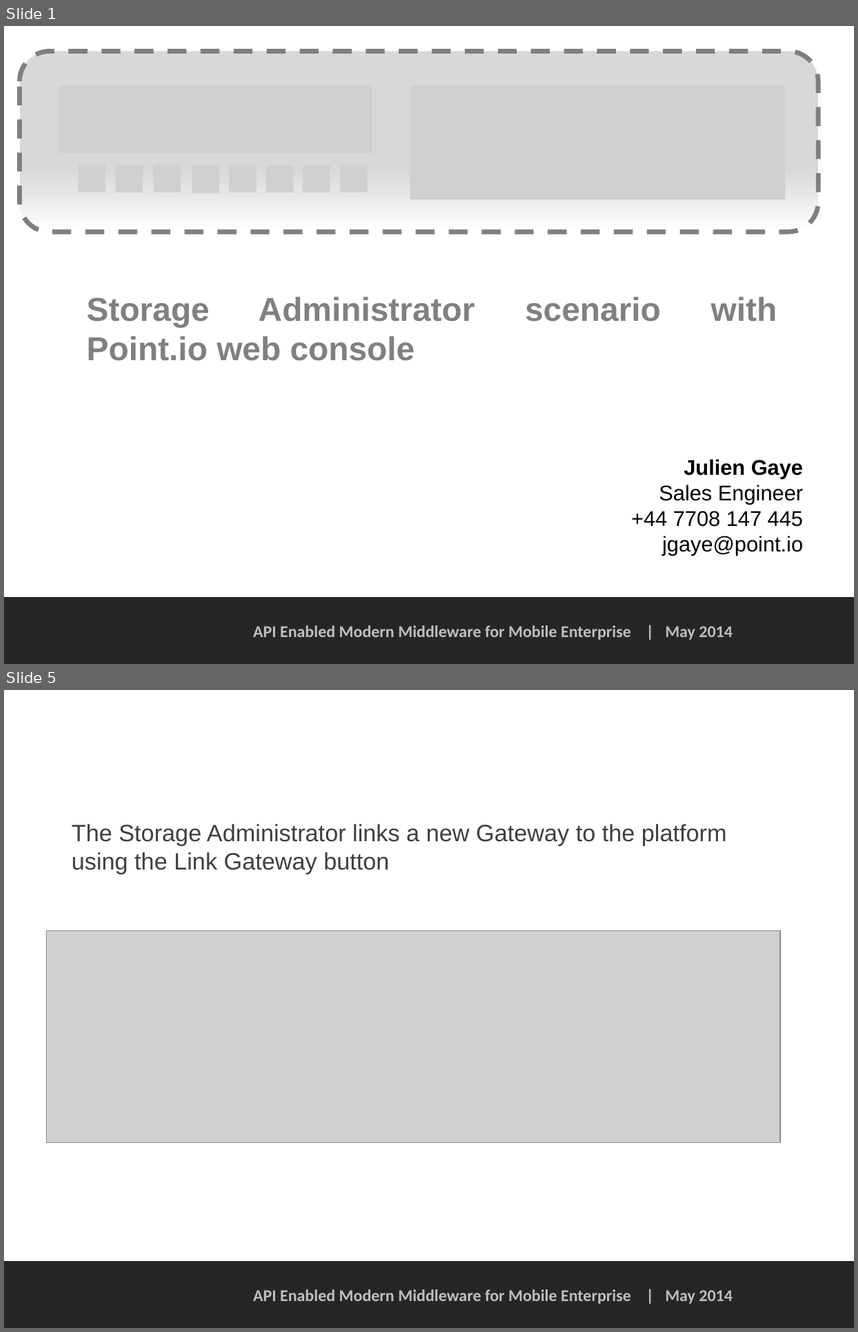
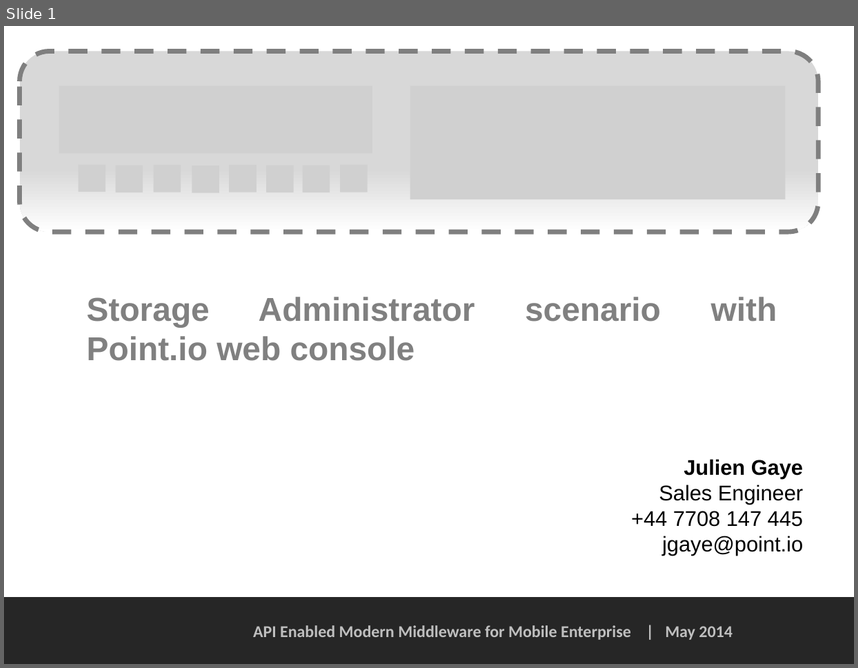
Before and after one commit to PointIO/Documentation, a slide deck: web console doc/Storage Administrator scenario - web console.pptx. Shown one above the other, each under a label of ours: slides 1 and 5 before the commit, slide 1 after it; the slides between them are not shown. The pictures are 858x1332 and 858x668 pixels, drawn with LibreOffice and Linux fonts; fonts in the diff are those of the drawing; grey boxes stand for pictures; background and template pictures are left out. Boxes give left, top, right and bottom in pixels: in the first picture for what was removed or moved away, otherwise in the second. Text is boxed around its words. In the diff, an @@ line names an element or a change of style, - is before the commit and + after.

Commit message:
Update Storage Admin scenario to v1

```diff
--- a/web console doc/Storage Administrator scenario - web console.pptx
+++ b/web console doc/Storage Administrator scenario - web console.pptx
@@ slide 5 removed at bbox=[4, 690, 854, 1328], background #FFFFFF; not listed: 2 template elements that a slide beside it also shows @@
@@ title removed at bbox=[72, 824, 727, 874] @@
-The Storage Administrator links a new Gateway to the platform using the Link Gateway button
@@ picture removed at bbox=[47, 931, 780, 1142] @@
```
Also in this commit, not shown: 2 slides changed, 9 slides added, 9 other slides removed.
